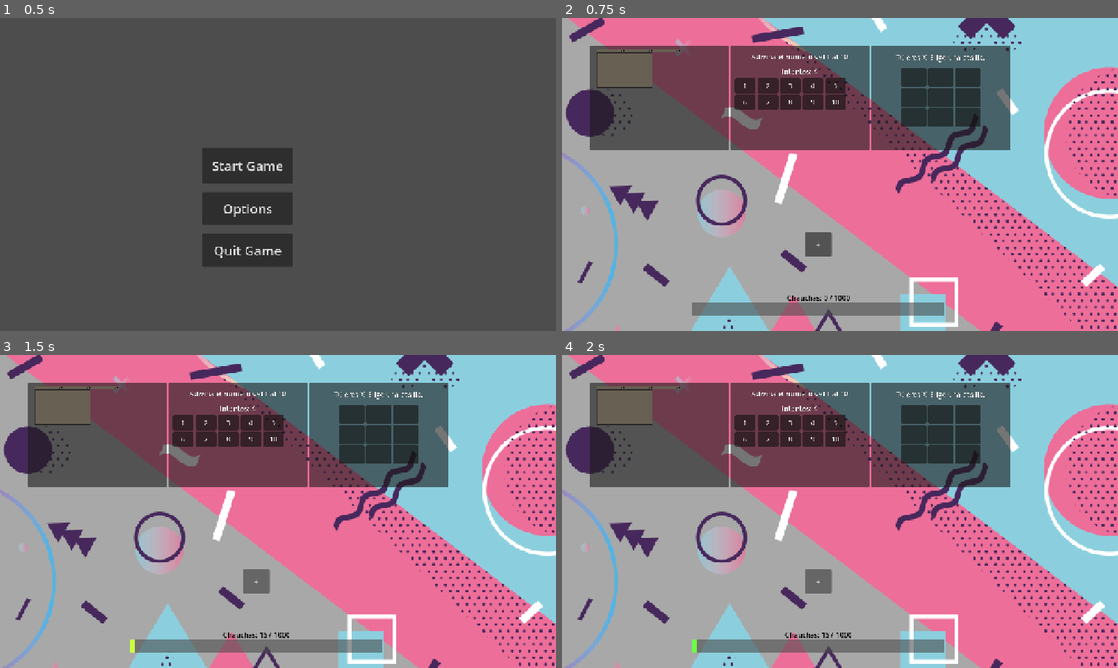
Above: before the commit, frames 1-4 (two rows, left to right).
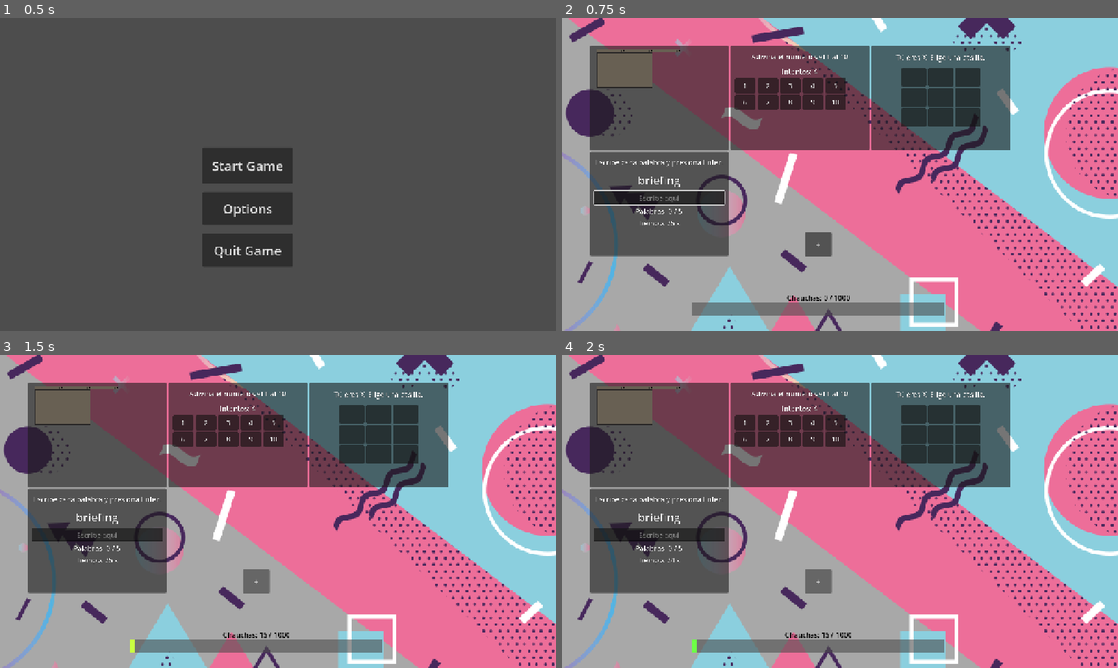
Above: after the commit, the same moments.

Repository: isabellarisso/wgj-26-corporatehellscape
Game: Godot game, scene res://scenes/main_menu.tscn
Two runs of this game, one before a commit and one after it. Both use one fixed random seed, a clock stepped at 60 frames per second and the inputs below.
Inputs:
- Up to frame 1 (0.5 s): no input
- Up to frame 2 (0.75 s): click "Start Game" at 0.5 s
- Up to frame 3 (1.5 s): click "+" at 1.25 s
- Up to frame 4 (2 s): no input

Frame 1 is identical in both runs. In frame 2, 8.3% of the frame differs, in the area x 5-30%, y 42-77%; in frame 3, 8.3%; in frame 4, 8.3%.

Commit message:
minijuego tipeo

Diff:
--- a/scenes/main_scene.tscn
+++ b/scenes/main_scene.tscn
@@ -7,6 +7,7 @@
 [ext_resource type="PackedScene" uid="uid://waylvfl2synd" path="res://scenes/progress_bar.tscn" id="4_progress_bar"]
 [ext_resource type="PackedScene" path="res://scenes/minigame_number_guessing.tscn" id="minigame_number_guessing"]
 [ext_resource type="PackedScene" path="res://scenes/minigame_tic_tac_toe.tscn" id="minigame_tic_tac_toe"]
+[ext_resource type="PackedScene" path="res://scenes/minigame_typing.tscn" id="minigame_typing"]
 
 [sub_resource type="TileSetAtlasSource" id="TileSetAtlasSource_rt2n2"]
 texture = ExtResource("4_gubc5")
@@ -30,7 +31,7 @@
 
 [node name="Node2D" type="Node2D" unique_id=950236339]
 script = ExtResource("1_w2twt")
-minigame_scenes = Array[PackedScene]([ExtResource("2_minigame"), ExtResource("minigame_number_guessing"), ExtResource("minigame_tic_tac_toe")])
+minigame_scenes = Array[PackedScene]([ExtResource("2_minigame"), ExtResource("minigame_number_guessing"), ExtResource("minigame_tic_tac_toe"), ExtResource("minigame_typing")])
 
 [node name="TilemapLayer" type="Node2D" parent="." unique_id=544590193]
 
--- /dev/null
+++ b/scenes/minigame_typing.tscn
@@ -0,0 +1,66 @@
+[gd_scene format=3]
+
+[ext_resource type="Script" path="res://scripts/minigame_typing.gd" id="1_script"]
+
+[node name="MinigameTyping" type="Control"]
+custom_minimum_size = Vector2(320, 240)
+layout_mode = 3
+anchors_preset = 15
+anchor_right = 1.0
+anchor_bottom = 1.0
+grow_horizontal = 2
+grow_vertical = 2
+script = ExtResource("1_script")
+
+[node name="Layout" type="VBoxContainer" parent="."]
+layout_mode = 1
+anchors_preset = 15
+anchor_right = 1.0
+anchor_bottom = 1.0
+offset_left = 10.0
+offset_top = 8.0
+offset_right = -10.0
+offset_bottom = -8.0
+grow_horizontal = 2
+grow_vertical = 2
+theme_override_constants/separation = 4
+
+[node name="Status" type="Label" parent="Layout"]
+custom_minimum_size = Vector2(0, 32)
+layout_mode = 2
+text = "Escribe cada palabra y presiona Enter."
+horizontal_alignment = 1
+vertical_alignment = 1
+autowrap_mode = 3
+
+[node name="Word" type="Label" parent="Layout"]
+custom_minimum_size = Vector2(0, 42)
+layout_mode = 2
+theme_override_font_sizes/font_size = 26
+text = "palabra"
+horizontal_alignment = 1
+vertical_alignment = 1
+
+[node name="WordInput" type="LineEdit" parent="Layout"]
+layout_mode = 2
+placeholder_text = "Escribe aquí"
+max_length = 24
+alignment = 1
+
+[node name="Progress" type="Label" parent="Layout"]
+layout_mode = 2
+text = "Palabras: 0 / 5"
+horizontal_alignment = 1
+
+[node name="Time" type="Label" parent="Layout"]
+layout_mode = 2
+text = "Tiempo: 20 s"
+horizontal_alignment = 1
+
+[node name="Retry" type="Button" parent="Layout"]
+visible = false
+layout_mode = 2
+text = "Volver a intentar"
+
+[node name="RoundTimer" type="Timer" parent="."]
+one_shot = true
--- /dev/null
+++ b/scripts/minigame_typing.gd
@@ -0,0 +1,88 @@
+extends Control
+
+signal completed(reward: int)
+
+const REWARD := 85
+const WORDS_TO_WIN := 5
+const ROUND_SECONDS := 25.0
+const WORD_LIST := [
+	"oficina", "reunion", "correo", "teclado", "proyecto",
+	"empresa", "urgente", "archivo", "ventana", "trabajo",
+	"deadline", "feedback", "benchmark", "onboarding", "briefing",
+	"networking", "stakeholder", "coaching", "mentoring", "marketing"
+]
+
+@onready var word_label: Label = $Layout/Word
+@onready var status_label: Label = $Layout/Status
+@onready var progress_label: Label = $Layout/Progress
+@onready var time_label: Label = $Layout/Time
+@onready var word_input: LineEdit = $Layout/WordInput
+@onready var retry_button: Button = $Layout/Retry
+@onready var round_timer: Timer = $RoundTimer
+
+var words_completed := 0
+var target_word := ""
+var round_over := false
+
+func _ready() -> void:
+	word_input.text_submitted.connect(_on_word_submitted)
+	retry_button.pressed.connect(_start_round)
+	round_timer.timeout.connect(_on_round_timeout)
+	_start_round()
+
+func _process(_delta: float) -> void:
+	if not round_over:
+		time_label.text = "Tiempo: %d s" % ceili(round_timer.time_left)
+
+func _start_round() -> void:
+	words_completed = 0
+	round_over = false
+	status_label.text = "Escribe cada palabra y presiona Enter."
+	progress_label.text = "Palabras: 0 / %d" % WORDS_TO_WIN
+	time_label.text = "Tiempo: %d s" % int(ROUND_SECONDS)
+	retry_button.hide()
+	word_input.editable = true
+	word_input.clear()
+	_choose_next_word()
+	round_timer.start(ROUND_SECONDS)
+	word_input.grab_focus()
+
+func _choose_next_word() -> void:
+	var previous_word := target_word
+	target_word = WORD_LIST.pick_random()
+	while target_word == previous_word:
+		target_word = WORD_LIST.pick_random()
+	word_label.text = target_word
+
+func _on_word_submitted(typed_word: String) -> void:
+	if round_over:
+		return
+
+	if typed_word.strip_edges().to_lower() == target_word:
+		words_completed += 1
+		progress_label.text = "Palabras: %d / %d" % [words_completed, WORDS_TO_WIN]
+		if words_completed >= WORDS_TO_WIN:
+			_finish_success()
+			return
+		status_label.text = "¡Bien! Sigue con la próxima palabra."
+		_choose_next_word()
+	else:
+		status_label.text = "No coincide. Inténtalo otra vez."
+
+	word_input.clear()
+
+func _on_round_timeout() -> void:
+	if round_over:
+		return
+	round_over = true
+	status_label.text = "¡Se acabó el tiempo! Intenta otra vez."
+	word_input.editable = false
+	retry_button.show()
+
+func _finish_success() -> void:
+	round_over = true
+	round_timer.stop()
+	status_label.text = "¡Ronda completada!"
+	time_label.text = ""
+	word_input.editable = false
+	completed.emit(REWARD)
Not shown, added: scripts/minigame_typing.gd.uid
